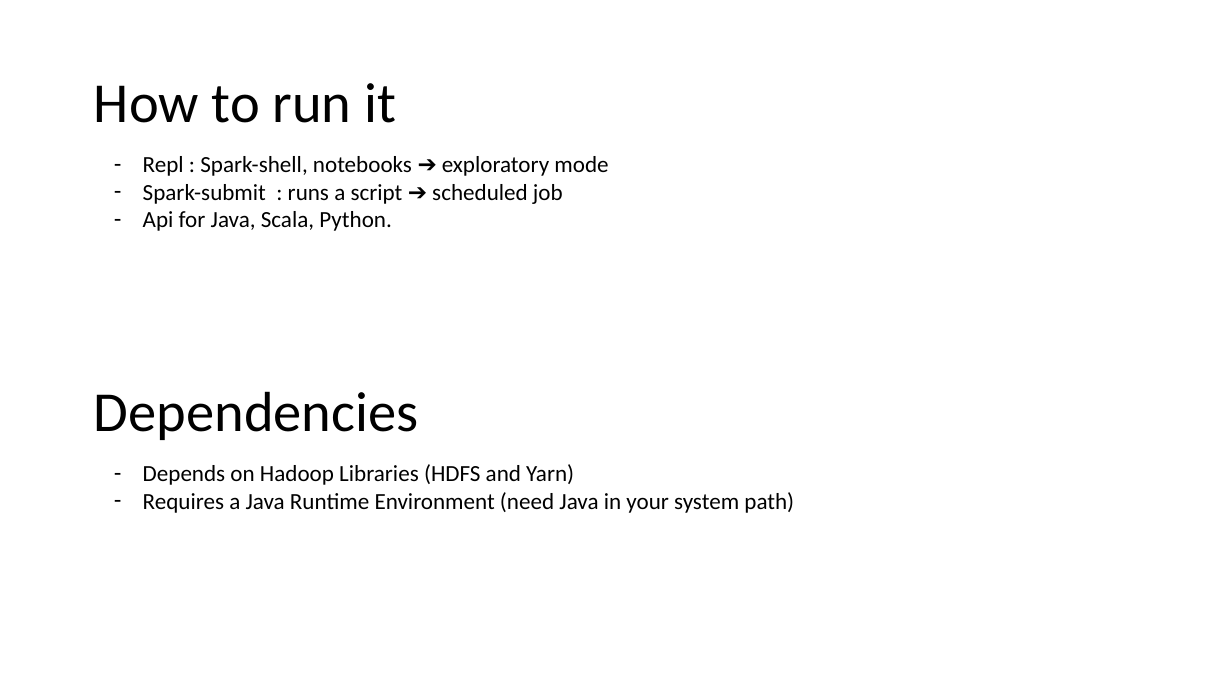
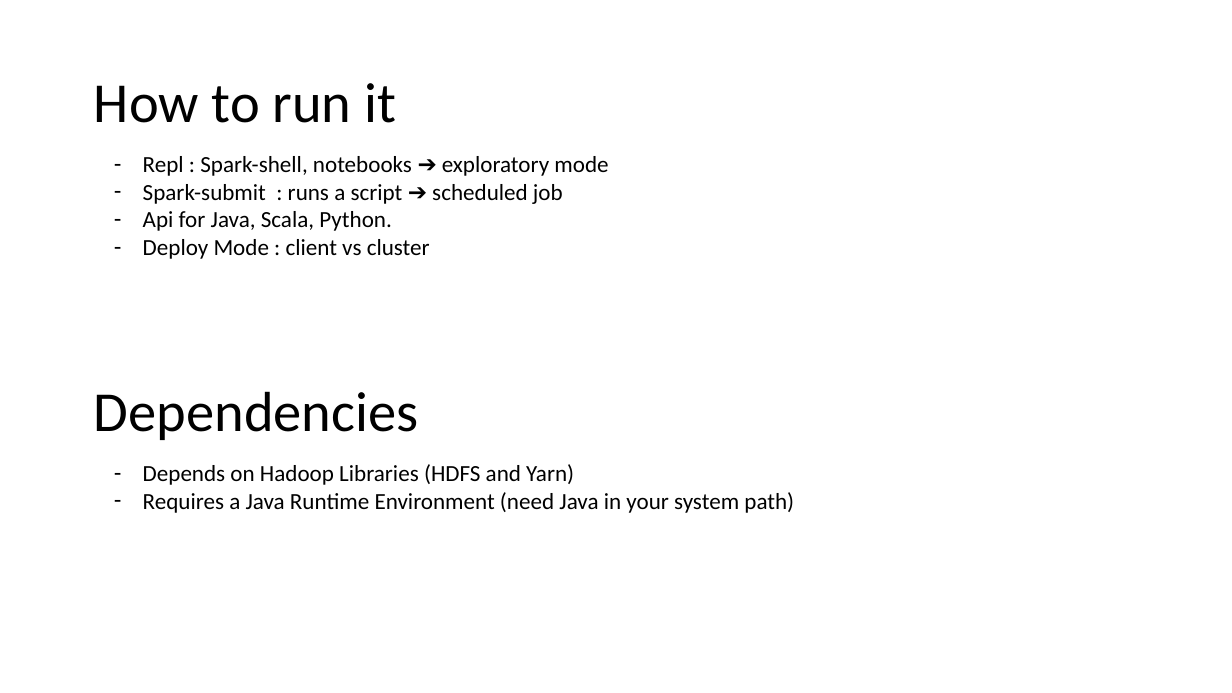
Before and after one commit to criteo-research/master-iasd, a slide deck: slide 4 of module4/td1/td1-spark-rdd.pptx (slide 3 before the commit). Drawn at 1232x693 pixels with LibreOffice and Linux fonts; fonts in the diff are those of the drawing. Boxes give left, top, right and bottom in pixels: in the first picture for what was removed or moved away, otherwise in the second. Text is boxed around its words. In the diff, an @@ line names an element or a change of style, - is before the commit and + after.

Commit message:
RDD : Change slides 1 to 6 and move pdf

```diff
--- a/module4/td1/td1-spark-rdd.pptx
+++ b/module4/td1/td1-spark-rdd.pptx
@@ text at (143,239,430,259): paragraph added @@
+– Deploy Mode : client vs cluster
```
Also in this commit, not shown: 2 other slides changed, 1 slide added, 2 other files.
